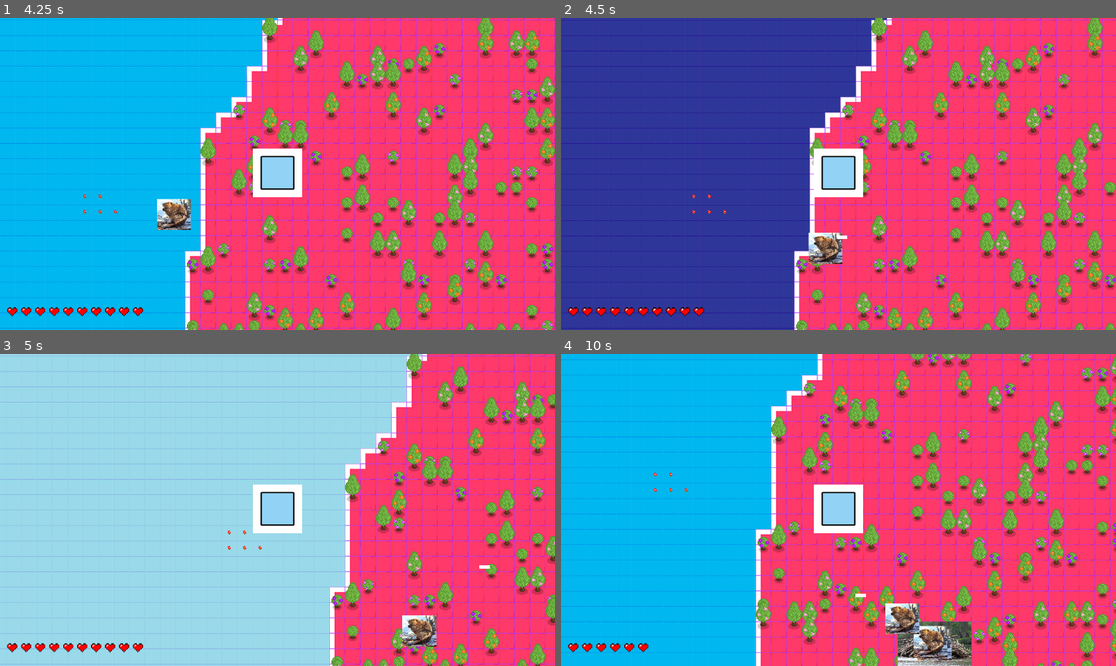
Above: before the commit, frames 1-4 (two rows, left to right).
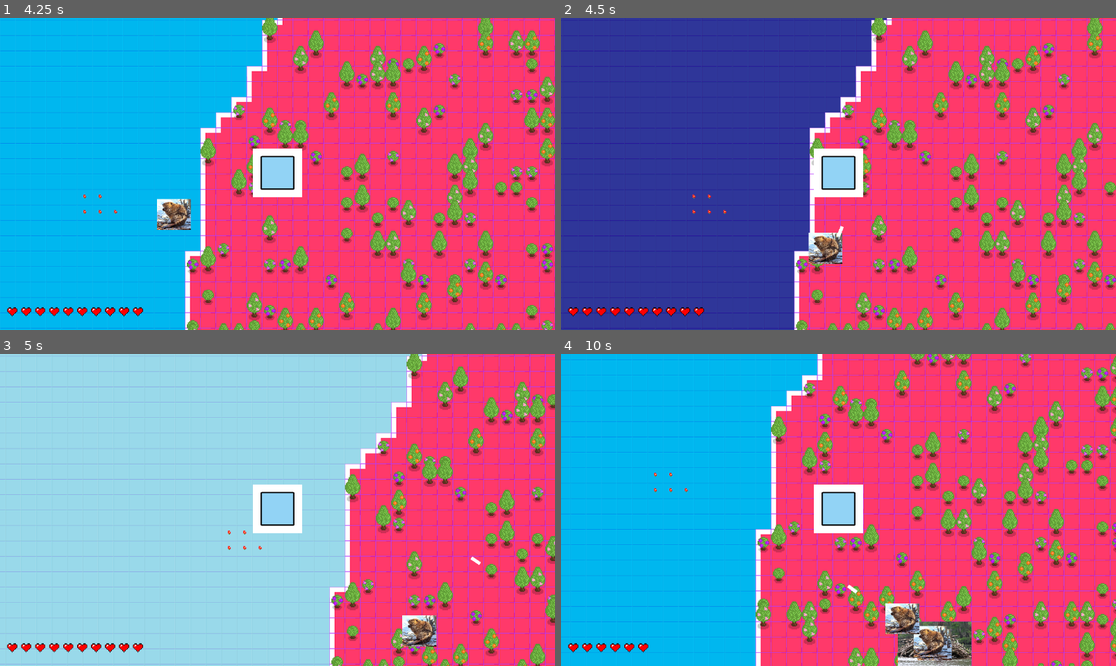
Above: after the commit, the same moments.

Repository: BigWing06/CS3-CapstoneProject
Game: Godot game, scene res://Viewport/Main.tscn
Same seed, same stepped clock (60 frames per second), same inputs: the game is played once before the commit and once after it.
Inputs:
- Up to frame 1 (4.25 s): hold D (move_right) 0.53-1.28 s; hold S (move_down) 1.28-2.03 s; hold D (move_right) 2.03-2.78 s; hold W (move_up) 2.78-3.53 s; hold A (move_left) from 3.53 s (still down)
- Up to frame 2 (4.5 s): keep holding A (move_left)
- Up to frame 3 (5 s): keep holding A (move_left)
- Up to frame 4 (10 s): release A (move_left) at 5.03 s; hold S (move_down) 5.03-5.78 s; hold D (move_right) 5.78-6.53 s; hold W (move_up) 6.53-7.28 s; hold D (move_right) 7.28-8.03 s; hold S (move_down) 8.03-8.78 s; hold A (move_left) 8.78-9.53 s; hold W (move_up) from 9.53 s (still down)

Frame 1 is identical in both runs. In frame 2, less than 0.1% of the frame differs, in the area x 49-52%, y 66-71%; in frame 3, less than 0.1%, in the area x 84-89%, y 64-69%; in frame 4, less than 0.1%.

Commit message:
Rotated projectile towards target

Diff:
--- a/Enemy/Attacks/ranged_object.gd
+++ b/Enemy/Attacks/ranged_object.gd
@@ -5,19 +5,21 @@
 var _speed: float
 var _timeOut
 var _damage
+var _target
 func _ready():
 	$TimeOut.wait_time=_timeOut
 	$TimeOut.start()
 
 func _physics_process(delta: float) -> void:
 	position+=_direction*_speed*delta
-
+	look_at(_target)
 
 func _on_body_entered(body: Node2D) -> void:
 	global.player.damage(_damage)
 	queue_free()
-func setDirection(_x:Vector2):
+func setTarget(_x:Vector2,_playerPos:Vector2):
 	_direction=_x
+	_target = _playerPos
 func setSpeed(_x:float):
 	_speed=_x
 func setLifetime(_x:float):
--- a/Enemy/Enemy.gd
+++ b/Enemy/Enemy.gd
@@ -58,7 +58,7 @@
 	_raycast.target_position = to_local(global.player.position) # Points the raycast towards the player
 	if _attackData["type"] == "ranged": # If a ranged attack set up and adopt a projectile instance
 		var projectile = _rangedObject.instantiate()
-		projectile.setDirection((_raycast.target_position).normalized())
+		projectile.setTarget((_raycast.target_position).normalized(),global.player.position)
 		projectile.setSpeed(_attackData["speed"])
 		projectile.setLifetime(_attackData["lifetime"])
 		projectile.setDamage(_attackData["damage"])
